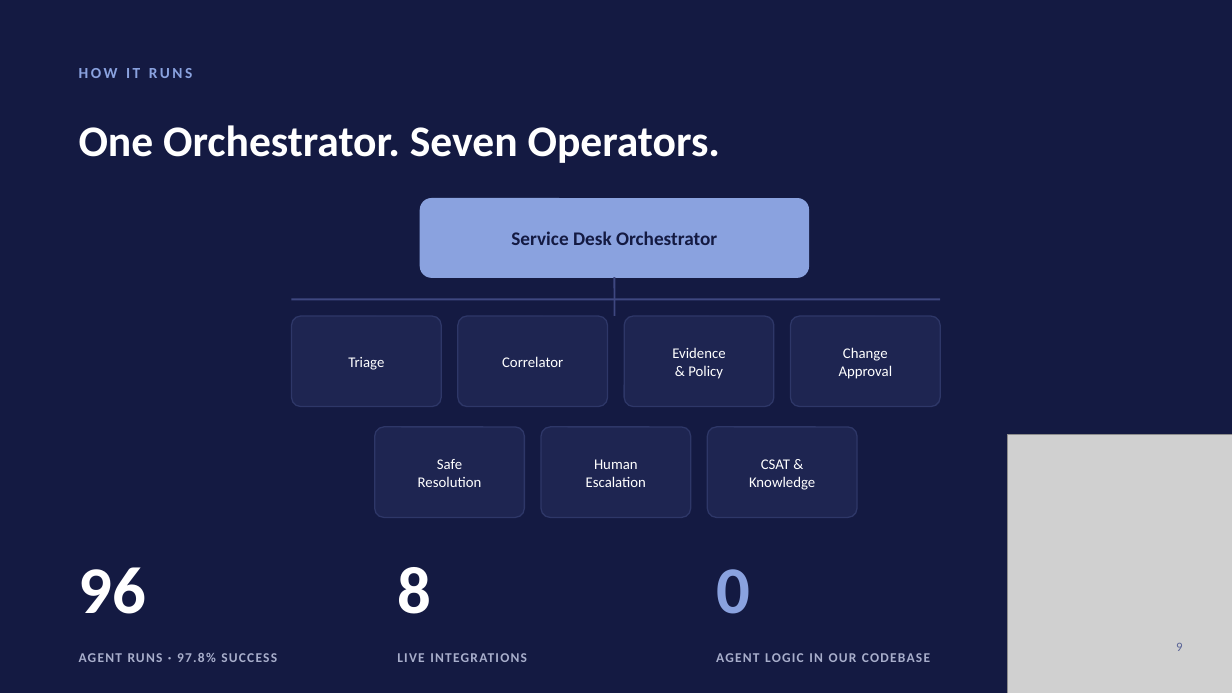
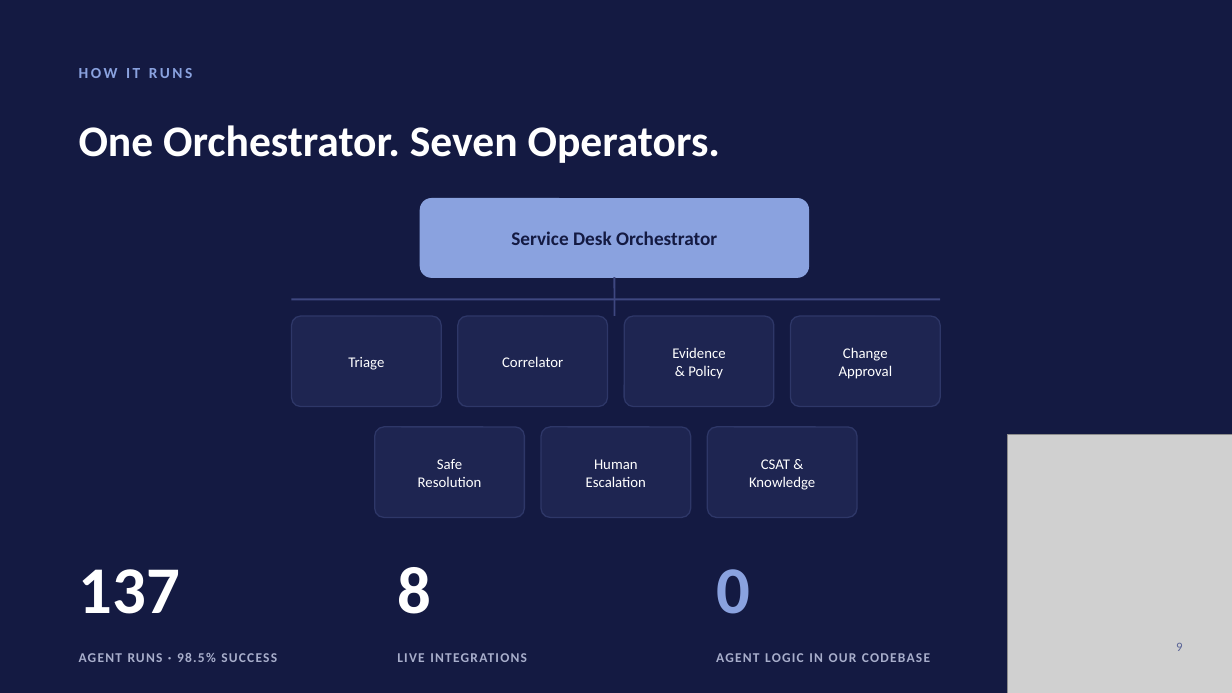
Before and after one commit to ZenBen5173/service-desk-command-center, a slide deck: slide 9 of docs/Service-Desk-Command-Center.pptx. Drawn at 1232x693 pixels with LibreOffice and Linux fonts; fonts in the diff are those of the drawing; grey boxes stand for pictures. Boxes give left, top, right and bottom in pixels: in the first picture for what was removed or moved away, otherwise in the second. Text is boxed around its words. In the diff, an @@ line names an element or a change of style, - is before the commit and + after.

```diff
--- a/docs/Service-Desk-Command-Center.pptx
+++ b/docs/Service-Desk-Command-Center.pptx
@@ text at <box>79,569,180,614</box>: text changed @@
-96
+137
@@ text at <box>79,653,277,662</box>: text changed @@
-AGENT RUNS · 97.8% SUCCESS
+AGENT RUNS · 98.5% SUCCESS
```
Also in this commit, not shown: 1 other slide changed, 4 other files.
